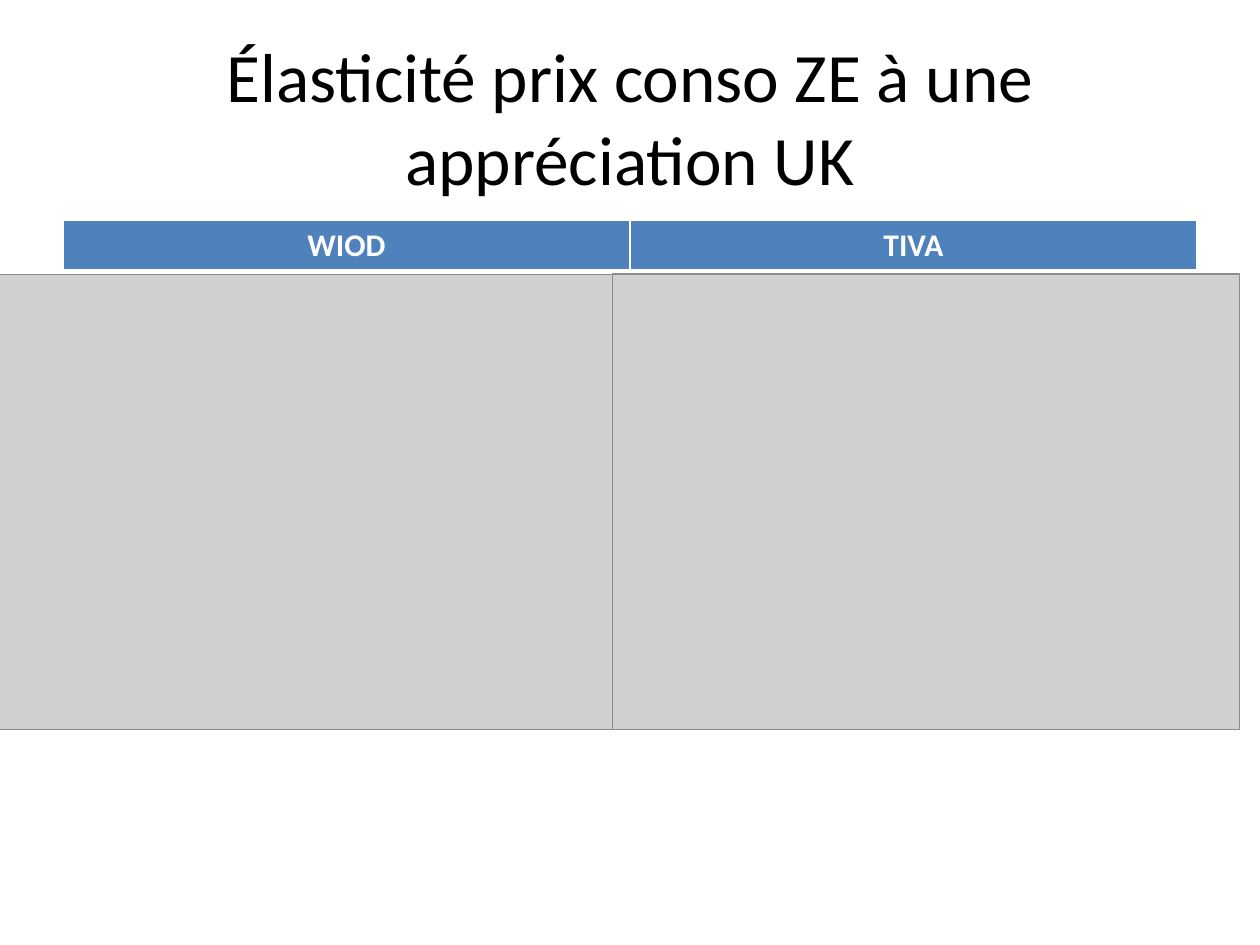
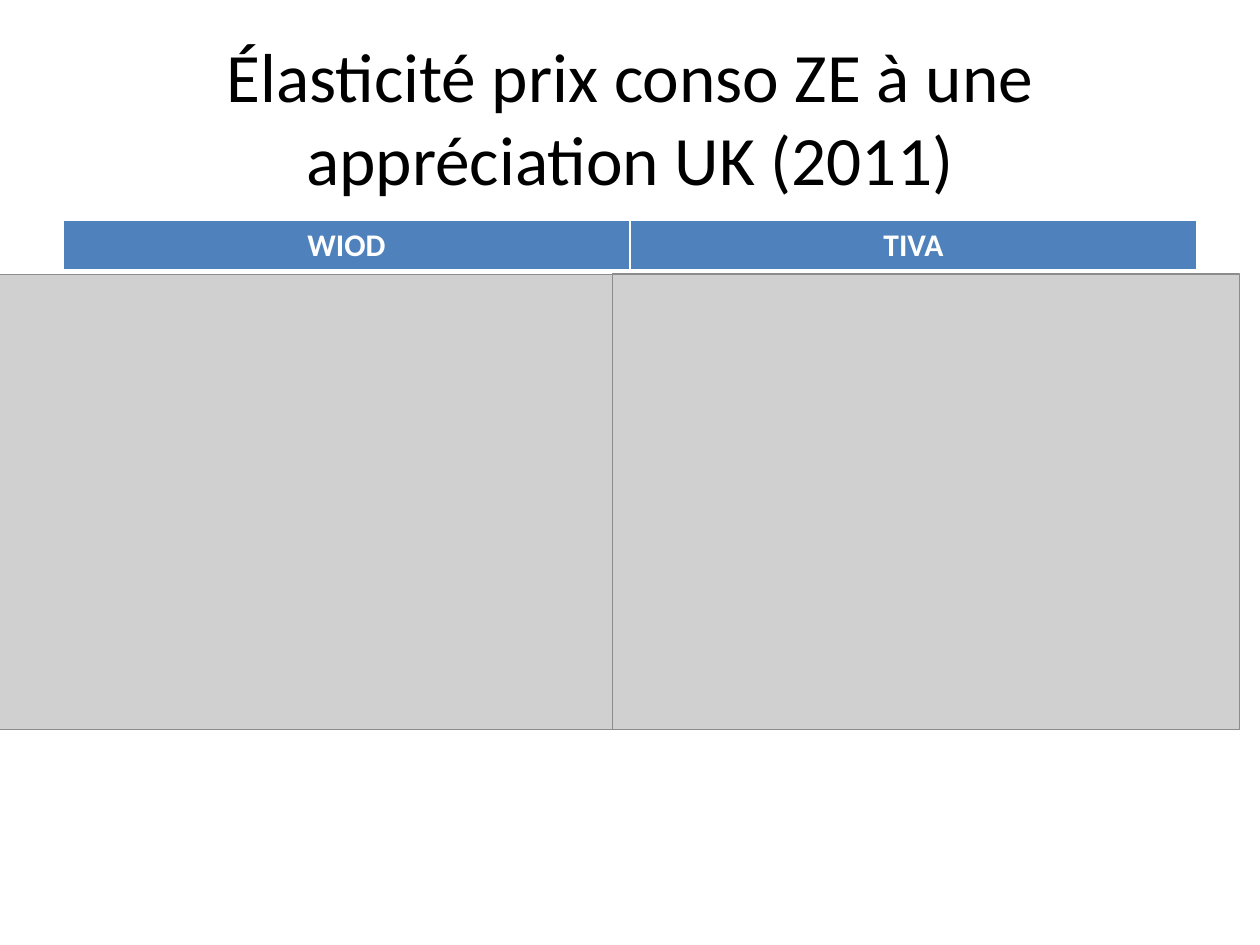
Before and after one commit to gdaudin/OFCE_CommerceVA, a slide deck: slide 13 of c17255-Point d’étape projet WIOD TIVA.pptx. Drawn at 1260x945 pixels with LibreOffice and Linux fonts; fonts in the diff are those of the drawing; grey boxes stand for pictures. Boxes give left, top, right and bottom in pixels: in the first picture for what was removed or moved away, otherwise in the second. Text is boxed around its words. In the diff, an @@ line names an element or a change of style, - is before the commit and + after.

```diff
--- a/c17255-Point d’étape projet WIOD TIVA.pptx
+++ b/c17255-Point d’étape projet WIOD TIVA.pptx
@@ title at (227,45,1033,197): text changed @@
-Élasticité prix conso ZE à une appréciation UK
+Élasticité prix conso ZE à une appréciation UK (2011)
```
Also in this commit, not shown: 6 other slides changed.
